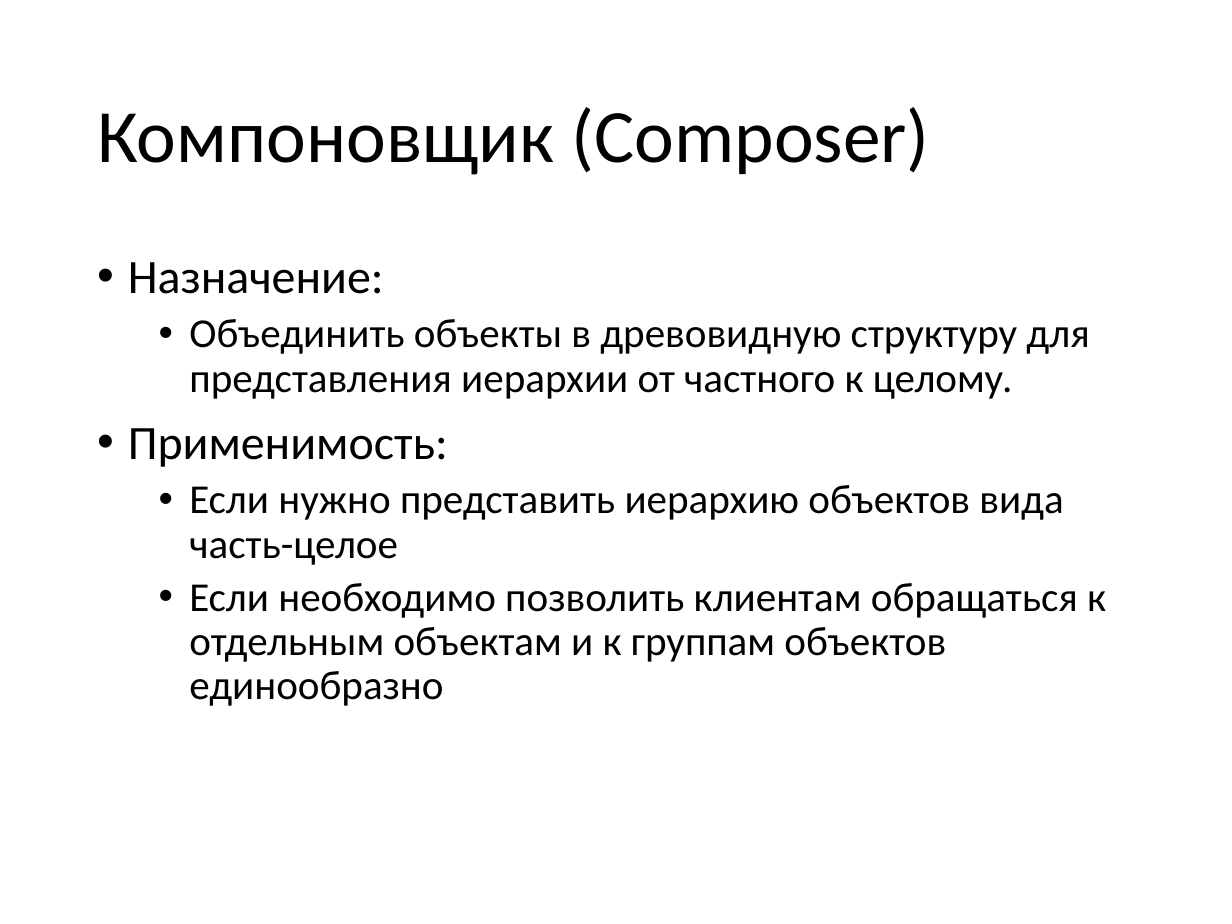
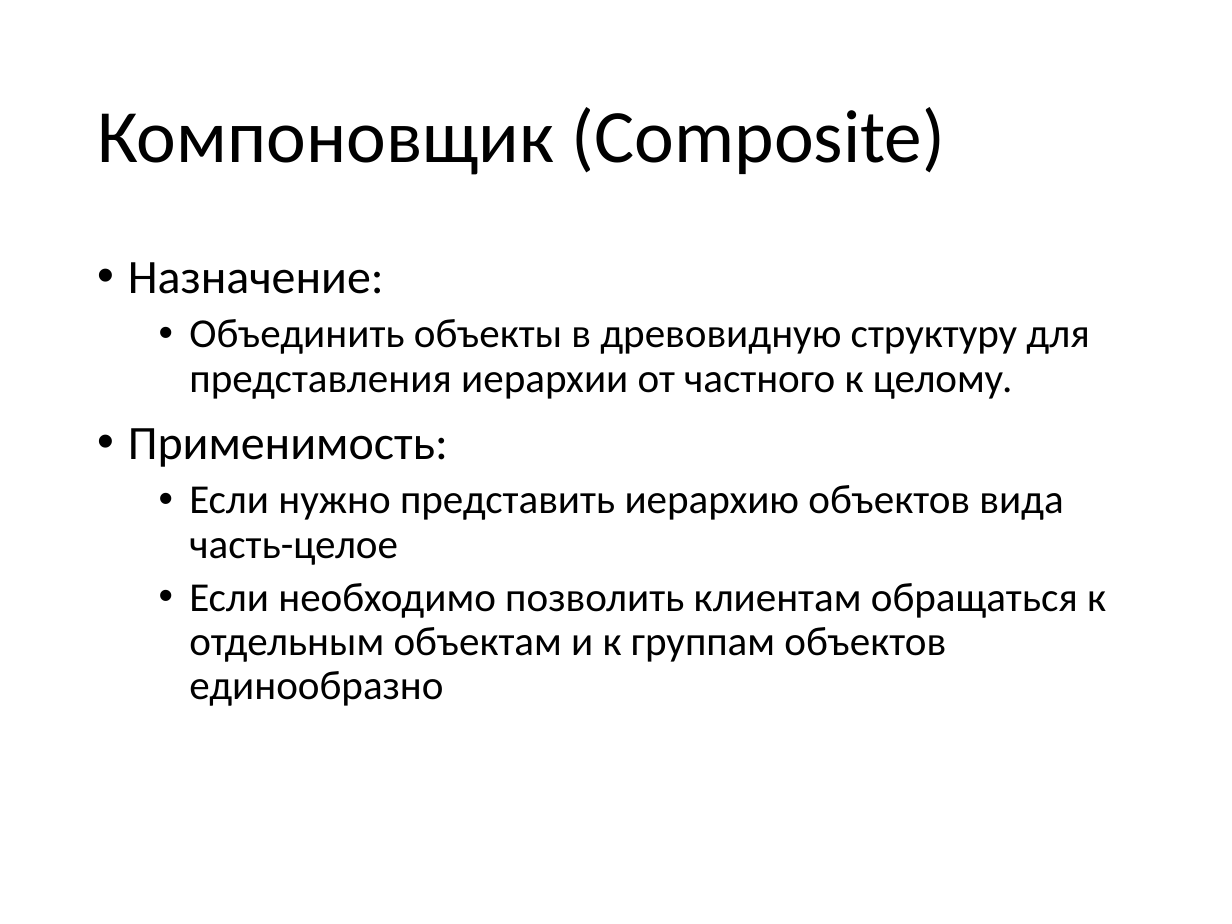
Before and after one commit to pelipas/OOP, a slide deck: slide 20 of Lecture_14_OOP_new.pptx (slide 11 before the commit). Drawn at 1232x924 pixels with LibreOffice and Linux fonts; fonts in the diff are those of the drawing. Boxes give left, top, right and bottom in pixels: in the first picture for what was removed or moved away, otherwise in the second. Text is boxed around its words. In the diff, an @@ line names an element or a change of style, - is before the commit and + after.

```diff
--- a/Lecture_14_OOP_new.pptx
+++ b/Lecture_14_OOP_new.pptx
@@ title at [97,107,945,175]: text changed @@
-Компоновщик (Composer)
+Компоновщик (Composite)
```
Also in this commit, not shown: 3 other slides changed, 23 slides added, 4 other files.
